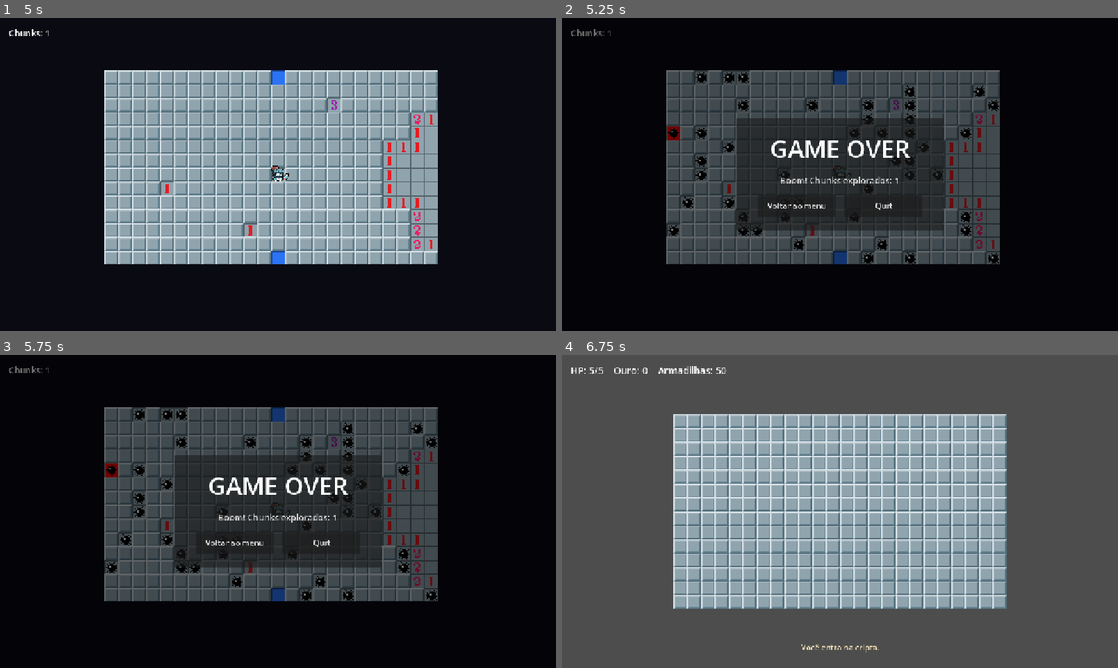
Above: before the commit, frames 1-4 (two rows, left to right).
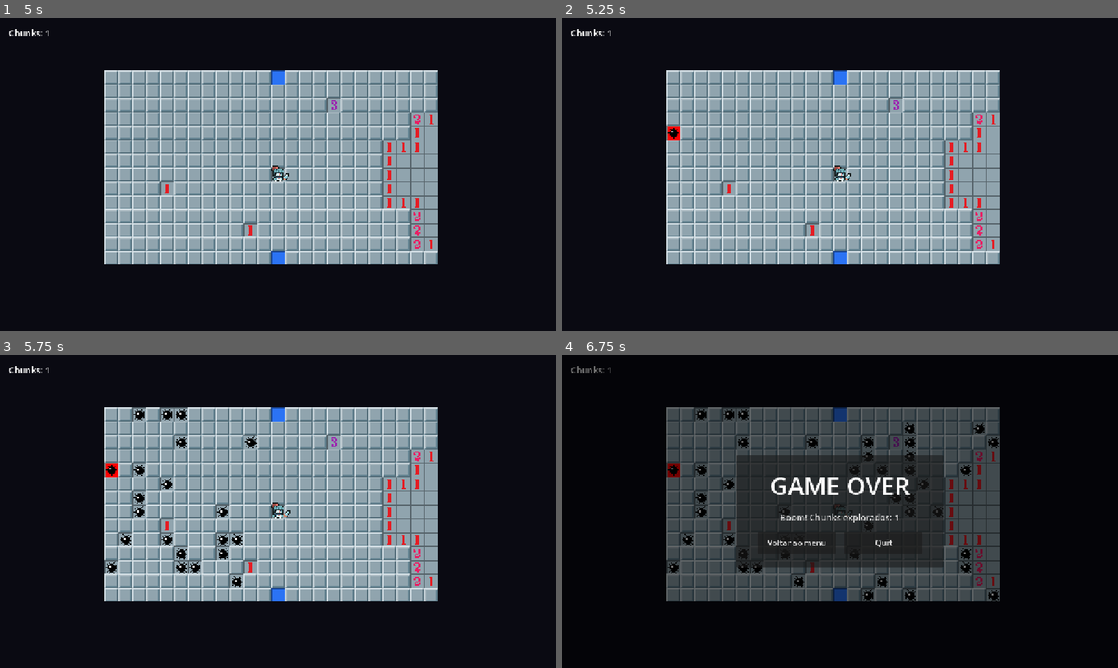
Above: after the commit, the same moments.

Repository: heliosalesjr/MSDD
Game: Godot game, scene res://menu.tscn
Two runs of this game, one before a commit and one after it. Both use one fixed random seed, a clock stepped at 60 frames per second and the inputs below.
Inputs (mouse positions are in pixels of both pictures, inside the frame that each line leads up to):
- Up to frame 1 (5 s): click "2 — Exploração (proto)" at 0.5 s; tap Enter at 1.25, 2.85, 3.5 s; move the mouse to (400, 158) at 1.27 s; tap R at 1.35 s; click (400, 158) at 1.42 s; move the mouse to (166, 190) at 2.02 s; tap 1 at 2.1 s; click (166, 190) at 2.17 s; tap Space at 2.75, 4.25 s; move the mouse to (333, 105) at 2.77 s; click (333, 105) at 2.92 s; move the mouse to (250, 237) at 3.52 s; tap Keypad Enter at 3.6 s; click (250, 237) at 3.67 s; move the mouse to (444, 221) at 4.27 s; tap 2 at 4.35 s; click (444, 221) at 4.42 s
- Up to frame 2 (5.25 s): tap Enter at 5 s; move the mouse to (673, 127) at 5.02 s; tap 3 at 5.1 s; click (673, 127) at 5.17 s
- Up to frame 3 (5.75 s): no input
- Up to frame 4 (6.75 s): click (795, 542) at 5.75 s, where only the run before the commit has a clickable "Voltar ao menu"; click (840, 617) at 6.5 s, where only the run before the commit has a clickable "3 — Cripta"

Frame 1 is identical in both runs. In frame 2, 37% of the frame differs, in the area x 1-79%, y 3-79%; in frame 3, 36%; in frame 4, 99%, in the area x 0-100%, y 0-100%.

Commit message:
the docs and bug fixes

Diff:
--- a/msdd/classic.gd
+++ b/msdd/classic.gd
@@ -274,7 +274,7 @@
 		if hp <= 0:
 			hp = 0
 			_update_status()
-			_retreat()
+			_retreat(t.grid_pos)
 
 func _recompute_neighbors_of(pos: Vector2i) -> void:
 	for dy in range(-1, 2):
@@ -355,14 +355,25 @@
 	_show_end_after_cascade("AVENTURA COMPLETA", "Você mapeou toda a cripta.\nOuro: %d    HP restante: %d/%d" % [gold, hp, MAX_HP])
 	print("Aventura completa! Ouro: %d, HP: %d" % [gold, hp])
 
-func _retreat() -> void:
+# A revelação final irradia da armadilha que derrubou o último HP, em anéis
+# de Chebyshev — aqui não há caminho aberto pra seguir, a onda é geométrica.
+func _retreat(epicenter: Vector2i) -> void:
 	game_over = true
+	var max_delay := 0.0
 	for row in tiles:
 		for t in row:
+			var ring: int = maxi(
+				absi(t.grid_pos.x - epicenter.x),
+				absi(t.grid_pos.y - epicenter.y)
+			)
+			var delay: float = Tile.defeat_delay(ring)
 			if t.is_bomb and t.state != Tile.State.FLAGGED and t.state != Tile.State.REVEALED:
-				t.show_as_bomb()
+				t.show_as_bomb(delay)
+				max_delay = maxf(max_delay, delay)
 			elif not t.is_bomb and t.state == Tile.State.FLAGGED:
-				t.show_as_wrong_flag()
+				t.show_as_wrong_flag(delay)
+				max_delay = maxf(max_delay, delay)
+	_note_cascade(max_delay)
 	_show_end_after_cascade("VOCÊ RECUA", "HP esgotado. Ouro coletado: %d" % gold)
 	print("Recuada. Ouro: %d" % gold)
 
--- a/msdd/explore.gd
+++ b/msdd/explore.gd
@@ -509,17 +509,27 @@
 func _world_to_chunk(wp: Vector2i) -> Vector2i:
 	return Vector2i(floori(float(wp.x) / CHUNK_W), floori(float(wp.y) / CHUNK_H))
 
+# A revelação final irradia da bomba pisada, em anéis de Chebyshev — aqui não
+# há caminho aberto pra seguir, a onda é geométrica. Chunks distantes caem no
+# teto de Tile.defeat_delay e abrem juntos, fora da tela.
 func _lose(exploded_tile: Tile) -> void:
 	game_over = true
 	exploded_tile.show_as_exploded()
+	var epicenter: Vector2i = exploded_tile.grid_pos
+	var max_delay := 0.0
 	for wp in world_tiles.keys():
 		var t: Tile = world_tiles[wp]
 		if t == exploded_tile:
 			continue
+		var ring: int = maxi(absi(wp.x - epicenter.x), absi(wp.y - epicenter.y))
+		var delay: float = Tile.defeat_delay(ring)
 		if t.is_bomb and t.state != Tile.State.FLAGGED:
-			t.show_as_bomb()
+			t.show_as_bomb(delay)
+			max_delay = maxf(max_delay, delay)
 		elif not t.is_bomb and t.state == Tile.State.FLAGGED:
-			t.show_as_wrong_flag()
+			t.show_as_wrong_flag(delay)
+			max_delay = maxf(max_delay, delay)
+	cascade_end_msec = maxi(cascade_end_msec, Tile.cascade_finish_msec(max_delay))
 	_after_cascade(_show_end.bind("GAME OVER", "Boom! Chunks explorados: %d" % chunks_spawned.size()))
 	print("Boom! Chunks: %d" % chunks_spawned.size())
 
--- a/msdd/tile.gd
+++ b/msdd/tile.gd
@@ -54,6 +54,20 @@
 static func cascade_finish_msec(max_delay: float) -> int:
 	return Time.get_ticks_msec() + int((max_delay + OPEN_DURATION) * 1000.0)
 
+# --- Ritmo da onda de derrota ---
+# Mais lenta que a cascata: aqui a onda é dramática, não funcional — ela
+# irradia do epicentro da explosão em vez de seguir o caminho aberto.
+const DEFEAT_STEP := 0.045
+# Teto pra não esperar uma eternidade num mundo grande (Exploração). As
+# bombas além do teto abrem juntas, mas estão fora da tela de qualquer jeito.
+const DEFEAT_MAX_DELAY := 1.1
+
+# Quando o tile a `ring` passos de Chebyshev do epicentro deve se revelar.
+static func defeat_delay(ring: int) -> float:
+	if ring <= 0:
+		return 0.0
+	return minf(ring * DEFEAT_STEP, DEFEAT_MAX_DELAY)
+
 var state: State = State.HIDDEN
 var grid_pos: Vector2i
 var is_bomb: bool = false
@@ -62,9 +76,16 @@
 var hint_rect: Rect2 = Rect2()
 var hint_color: Color = Color.WHITE
 
-# Verdadeiro entre o reveal() lógico e o instante em que a abertura visual
-# começa: o estado já é REVEALED, mas o sprite continua mostrando a tampa.
+# Verdadeiro entre a mudança lógica e o instante em que a abertura visual
+# começa: o estado já é REVEALED, mas o sprite continua mostrando o que
+# estava na tela antes (a tampa, ou a bandeira num reveal de derrota).
 var reveal_pending: bool = false
+
+# Textura imposta de fora (bomba, explodida, bandeira errada). Quando setada,
+# ela vence o que o estado diria — inclusive se _update_visual rodar de novo.
+var _forced_texture: Texture2D = null
+# O que mostrar enquanto a abertura está agendada mas ainda não começou.
+var _pending_prev_texture: Texture2D = null
 
 var _open_tween: Tween
 var _flash_tween: Tween
@@ -91,6 +112,7 @@
 	if delay < 0.0:
 		_update_visual()
 	else:
+		_pending_prev_texture = texture
 		reveal_pending = true
 		_update_visual()
 		_play_open(delay)
@@ -114,26 +136,34 @@
 	state = State.FLAGGED
 	_update_visual()
 
-func show_as_bomb() -> void:
+# delay < 0 troca na hora; delay >= 0 agenda o pop para daqui a `delay`
+# segundos, mantendo o sprite atual até lá.
+func show_as_bomb(delay: float = -1.0) -> void:
+	_show_forced(TEX_BOMB, delay)
+
+func show_as_exploded(delay: float = -1.0) -> void:
+	_show_forced(TEX_EXPLODED, delay)
+
+func show_as_wrong_flag(delay: float = -1.0) -> void:
+	_show_forced(TEX_WRONG_FLAG, delay)
+
+func _show_forced(tex: Texture2D, delay: float) -> void:
 	_cancel_open()
 	state = State.REVEALED
-	modulate = Color.WHITE
-	texture = TEX_BOMB
-
-func show_as_exploded() -> void:
-	_cancel_open()
-	state = State.REVEALED
-	modulate = Color.WHITE
-	texture = TEX_EXPLODED
-
-func show_as_wrong_flag() -> void:
-	_cancel_open()
-	state = State.REVEALED
-	modulate = Color.WHITE
-	texture = TEX_WRONG_FLAG
+	_forced_texture = tex
+	if delay < 0.0:
+		modulate = Color.WHITE
+		texture = tex
+		return
+	_pending_prev_texture = texture
+	reveal_pending = true
+	_update_visual()
+	_play_open(delay)
 
 func reset() -> void:
 	_cancel_open()
+	_forced_texture = null
+	_pending_prev_texture = null
 	state = State.HIDDEN
 	is_bomb = false
 	adjacent_bombs = 0
@@ -211,8 +241,11 @@
 	var effective_rect := Vector4.ZERO
 	var effective_tint := Vector4(1.0, 1.0, 1.0, 1.0)
 	if reveal_pending:
-		# Já revelado na lógica, mas a onda de abertura ainda não chegou aqui.
-		texture = TEX_HIDDEN
+		# Já revelado na lógica, mas a onda ainda não chegou aqui: segue
+		# mostrando o que estava na tela (tampa, interrogação ou bandeira).
+		texture = _pending_prev_texture if _pending_prev_texture != null else TEX_HIDDEN
+	elif _forced_texture != null:
+		texture = _forced_texture
 	else:
 		match state:
 			State.HIDDEN:
Not shown, changed: GDD.md
